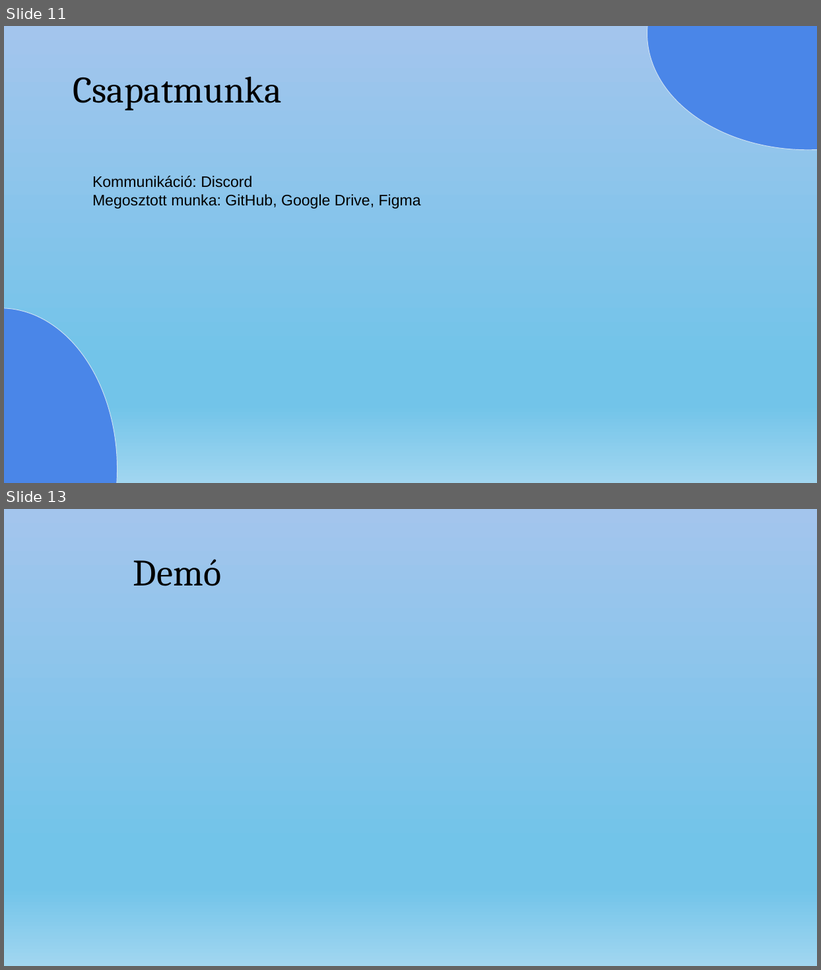
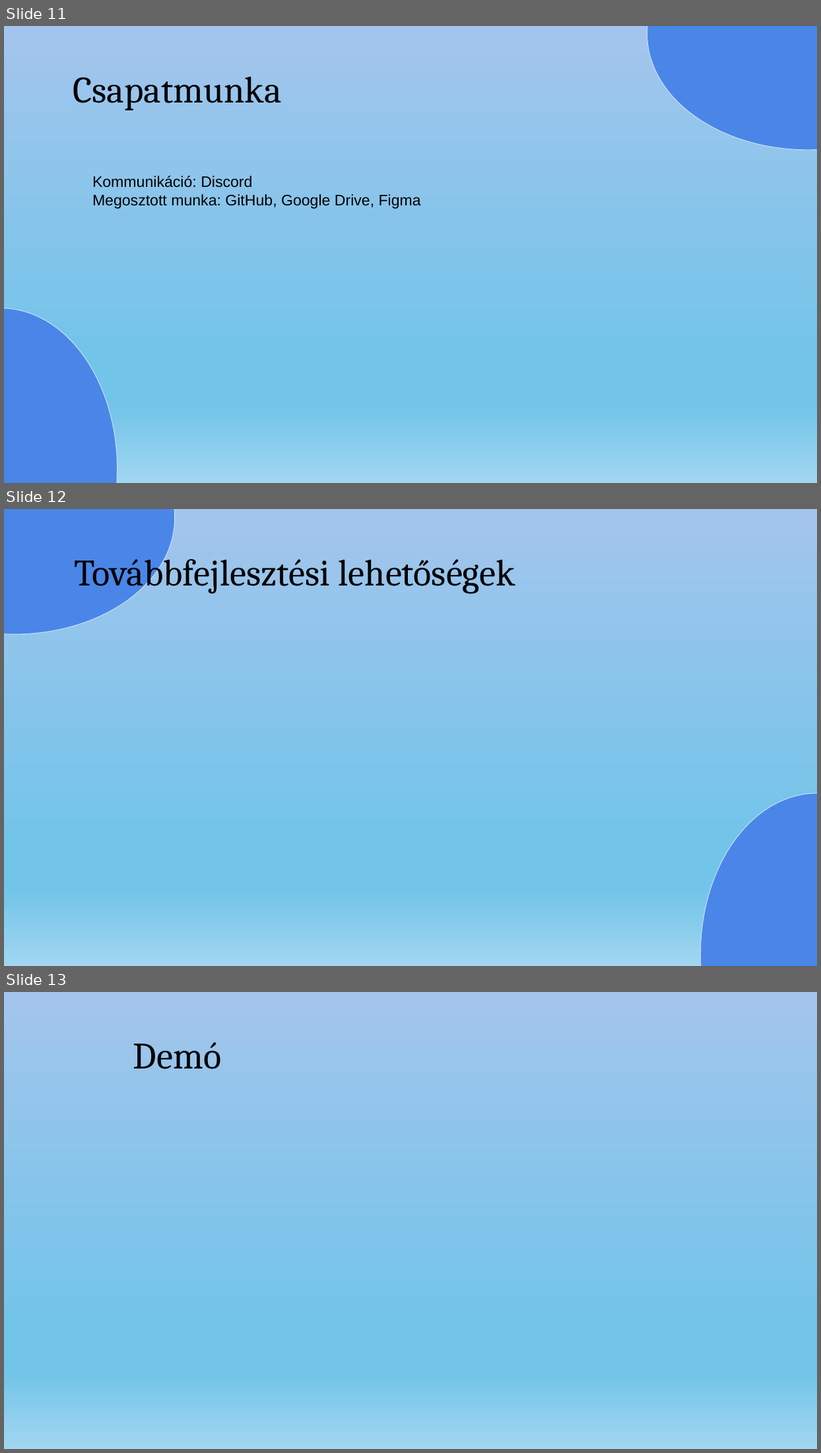
Before and after one commit to nagyls/13_S2_5_vizsgaremek, a slide deck: dokumentumok/Prezentáció_NagyLevedSamuel_TothTamas.pptx. Shown one above the other, each under a label of ours: slides 11 and 13 before the commit, slides 11, 12 and 13 after it; the slides between them are not shown. The pictures are 821x970 and 821x1453 pixels, drawn with LibreOffice and Linux fonts; fonts in the diff are those of the drawing. Boxes give left, top, right and bottom in pixels: in the first picture for what was removed or moved away, otherwise in the second. Text is boxed around its words. In the diff, an @@ line names an element or a change of style, - is before the commit and + after.

```diff
--- a/dokumentumok/Prezentáció_NagyLevedSamuel_TothTamas.pptx
+++ b/dokumentumok/Prezentáció_NagyLevedSamuel_TothTamas.pptx
@@ slide 12 added at <box>4,509,817,966</box>, background gradient #A3C5ED to #72C4E9 to #A1D6F0 @@
@@ ellipse added at <box>4,509,174,634</box>, fill #4A86E8, outline #CFE2F3 0.75 pt @@
@@ title added at <box>74,551,516,593</box>, 44 pt, text #000000 @@
+Továbbfejlesztési lehetőségek
@@ ellipse added at <box>700,794,817,966</box>, fill #4A86E8, outline #CFE2F3 0.75 pt @@
```
Also in this commit, not shown: 10 slides changed, 1 slide removed.
